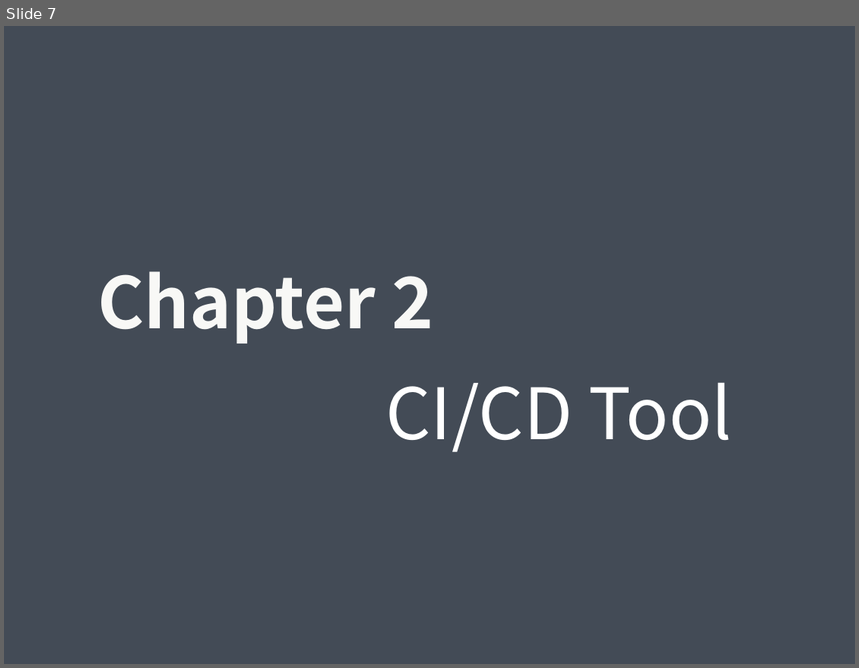
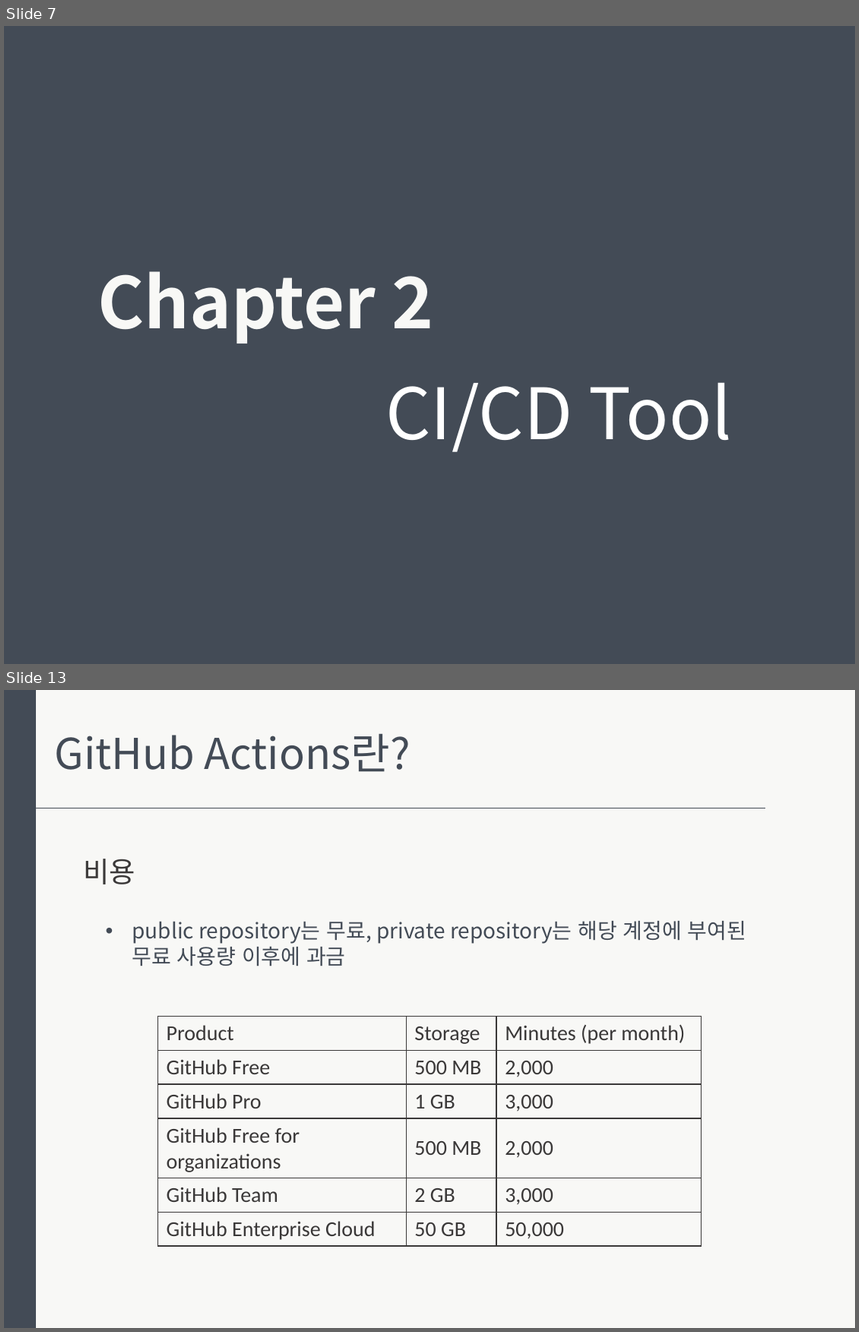
Before and after one commit to Taeyoung1005/CI-CD_tutorial, a slide deck: Github Actions.pptx. Shown one above the other, each under a label of ours: slide 7 before the commit, slides 7 and 13 after it; the slides between them are not shown. The pictures are 859x668 and 859x1332 pixels, drawn with LibreOffice and Linux fonts; fonts in the diff are those of the drawing. Boxes give left, top, right and bottom in pixels: in the first picture for what was removed or moved away, otherwise in the second. Text is boxed around its words. In the diff, an @@ line names an element or a change of style, - is before the commit and + after.

```diff
--- a/Github Actions.pptx
+++ b/Github Actions.pptx
@@ slide 13 added at (x1=4, y1=690, x2=855, y2=1328), background #F8F8F6 @@
@@ rectangle added at (x1=4, y1=690, x2=37, y2=1328), fill #434B56 @@
@@ text added at (x1=55, y1=733, x2=411, y2=772), 36 pt, text #434B56 @@
+GitHub Actions란?
@@ line added from (37, 809) to (766, 809), #434B56 0.5 pt @@
@@ text added at (x1=83, y1=859, x2=135, y2=885), 24 pt, text #3A3838 @@
+비용
@@ text added at (x1=132, y1=921, x2=747, y2=966), 18 pt, text #434B56 @@
+• public repository는 무료, private repository는 해당 계정에 부여된 무료 사용량 이후에 과금
@@ table added at (x1=158, y1=1016, x2=702, y2=1246), 6 rows, 3 columns @@
+Product | Storage | Minutes (per month)
+GitHub Free | 500 MB | 2,000
+GitHub Pro | 1 GB | 3,000
+GitHub Free for organizations | 500 MB | 2,000
+GitHub Team | 2 GB | 3,000
+GitHub Enterprise Cloud | 50 GB | 50,000
```
Also in this commit, not shown: 5 other slides added, 1 slide removed, 2 other files.
